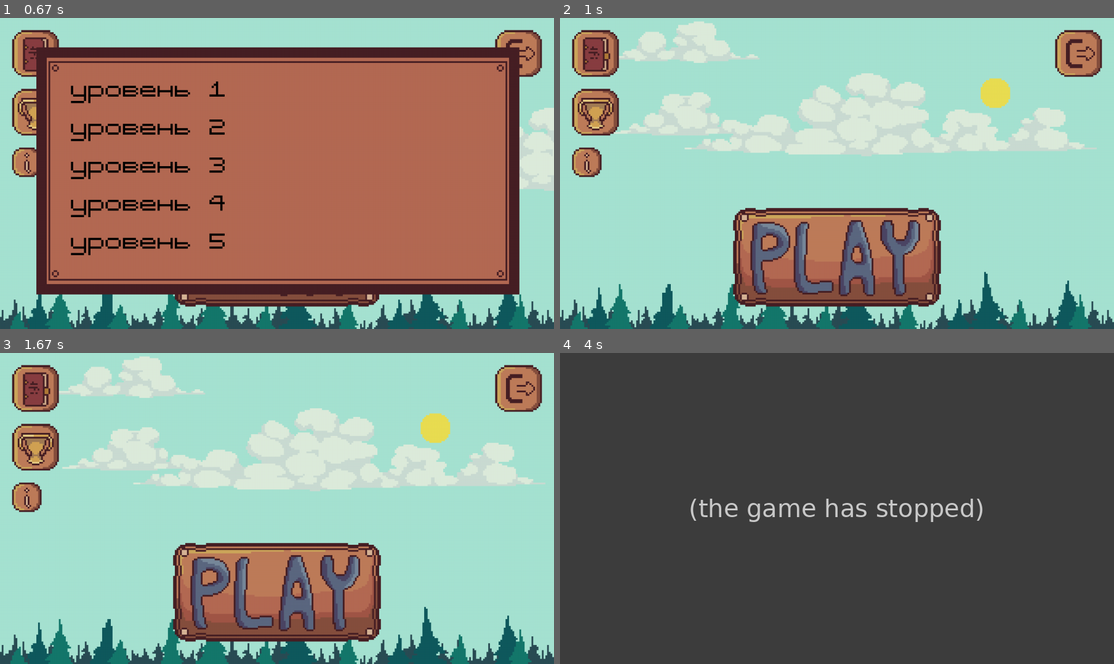
Above: before the commit, frames 1-4 (two rows, left to right).
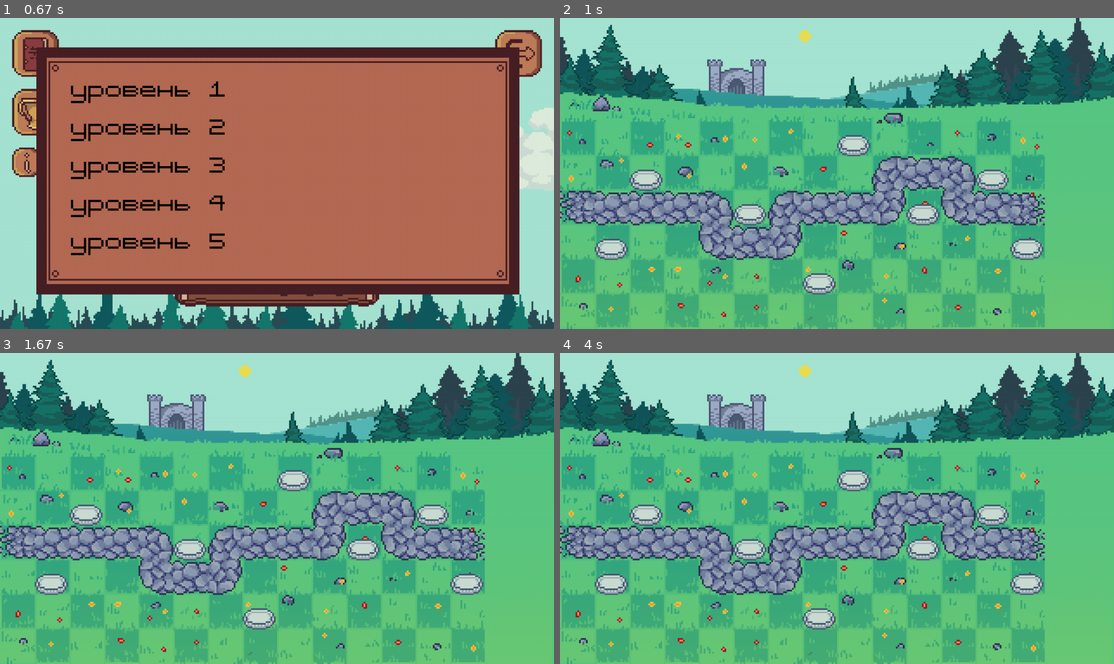
Above: after the commit, the same moments.

Repository: LenaSup/PyGame_project
Game: pygame game, started from main.py
Two runs of this game, one before a commit and one after it. Both use one fixed random seed, a clock stepped at 60 frames per second and the inputs below.
Inputs (mouse positions are in pixels of both pictures, inside the frame that each line leads up to):
- Up to frame 1 (0.67 s): press the mouse at (277, 257) at 0.37 s; move the mouse to (188, 192) at 0.47 s; release the mouse at (105, 126) at 0.6 s
- Up to frame 2 (1 s): press the mouse at (709, 89) at 0.7 s; move the mouse to (720, 73) at 0.8 s; release the mouse at (726, 61) at 0.93 s
- Up to frame 3 (1.67 s): click (421, 511) at 1.05 s; press the mouse at (421, 511) at 1.37 s; move the mouse to (260, 542) at 1.47 s; release the mouse at (94, 570) at 1.6 s
- Up to frame 4 (4 s): press the mouse at (981, 511) at 1.7 s; move the mouse to (848, 558) at 1.8 s; release the mouse at (715, 604) at 1.93 s; press the mouse at (981, 511) at 2.03 s; move the mouse to (859, 461) at 2.13 s; release the mouse at (737, 412) at 2.27 s; press the mouse at (981, 511) at 2.37 s; move the mouse to (814, 545) at 2.47 s; release the mouse at (648, 580) at 2.6 s; press the mouse at (981, 511) at 2.7 s; move the mouse to (936, 464) at 2.8 s; release the mouse at (897, 418) at 2.93 s; hold Esc 3-3.47 s; press the mouse at (837, 592) at 3.53 s; move the mouse to (776, 567) at 3.63 s; release the mouse at (715, 539) at 3.77 s; click "уровень 1" at 3.88 s

Frame 1 is identical in both runs. In frame 2, 87% of the frame differs, in the area x 0-100%, y 0-100%; in frame 3, 86%; in frame 4, 98%.
Error before the commit: AttributeError: 'Road_cell' object has no attribute 'draw' (main.py line 513); the game stopped at 3.9 s (later frames are placeholders)

Commit message:
Вторая версия. Осталась анимация и картинки врагов, башен и возможности их постановки.

Diff:
--- a/data/enemy_path.txt
+++ b/data/enemy_path.txt
@@ -1,7 +1,9 @@
-260 0
-0 240
+340 0
+0 80
+160 0
+0 -80
 240 0
-0 -480
-560 0
-0 240
-180 0
+0 -80
+160 0
+0 80
+160 0
--- a/data/map1.map
+++ b/data/map1.map
@@ -1,5 +1,5 @@
 as....0....0....
-dw..affffffs..
+dw....affffffs..
 ...0..r......r..
 ......r.0..0.r..
 @ffs..r......df$
--- a/data/map_1.map
+++ b/data/map_1.map
@@ -1,6 +1,6 @@
 ........0.....
-..0......###0.
-@####0####0###
-.0..###......0
+..0......afs0.
+@fffs0affw0df$
+.0..dfw......0
 .......0......
 ..............
--- a/main.py
+++ b/main.py
@@ -8,7 +8,6 @@
 
 def load_image(neme, color_key=None):   # Вся графика хронится в папке graphics
     fullname = os.path.join('graphics', neme)   # Все png с прозрачным фоном, кроме задних планов
-
     try:
         image = pygame.image.load(fullname)
     except pygame.error as massage:
@@ -322,35 +321,32 @@
 
 
 class Cell(pygame.sprite.Sprite):  # общий класс клетки
-    def __init__(self, x, y, screen, size, image=None):
-        super().__init__(cells)
+    def __init__(self, x, y, size, image=None):
         self.name = self.__class__.__name__
         self.size = size
-        self.screen = screen
         if image != None:
             self.image = pygame.transform.scale(image, (size, size))
-        else:
-            self.image = pygame.Surface((size, size))
-        self.rect = self.image.get_rect()
-        self.rect.x, self.rect.y = x, y
+            super().__init__(cells)
+            self.rect = self.image.get_rect()
+            self.rect.x, self.rect.y = x, y
 
     def __str__(self):  # удобное преобразование в строку
         return self.name
 
 
 class Road_cell(Cell):  # клетка дороги для мобов
-    def __init__(self, x, y, screen, size, image):
-        super().__init__(x, y, screen, size, image)
+    def __init__(self, x, y, size, image):
+        super().__init__(x, y, size, image)
 
 
 class Pass_cell(Cell):  # пустая клетка (декоративная)
-    def __init__(self, x, y, screen, size, image=None):
-        super().__init__(x, y, screen, size, image)
+    def __init__(self, x, y, size, image=None):
+        super().__init__(x, y, size, image)
 
 
 class Building_cell(Cell):  # клетка для стороительства башен
-    def __init__(self, x, y, screen, size, image, tower=None):
-        super().__init__(x, y, screen, size, image)
+    def __init__(self, x, y, size, image, tower=None):
+        super().__init__(x, y, size, image)
         self.tower = tower
 
     def set_tower(self, tower):  # установить башня в клетку
@@ -358,11 +354,10 @@
 
 
 class Enemy(pygame.sprite.Sprite):  # класс враждебного моба
-    def __init__(self, x, y, screen, health, image, damage=10, price=10, speed=1, path=None):
+    def __init__(self, x, y, health, image, damage=10, price=10, speed=1, path=None):
         super().__init__(entities, enemies)
         self.name = self.__class__.__name__
         self.pos = x, y
-        self.screen = screen
         self.health = health
         self.damage = damage
         self.speed = speed
@@ -452,12 +447,10 @@
 
 
 class Tower(pygame.sprite.Sprite):  # класс башни
-    def __init__(self, x, y, screen, image, damage=50, radius=200, reload=1000, price=500,
-                 is_splash=False, splash_radius=75):
+    def __init__(self, x, y, image, damage=50, radius=200, reload=1000, price=500, is_splash=False, splash_radius=75):
         super().__init__(towers, entities)
         self.name = self.__class__.__name__
         self.pos = x, y
-        self.screen = screen
         self.price = price
         self.damage = damage
         self.radius = radius
@@ -491,12 +484,14 @@
 
 
 class Board:  # класс поля
-    def __init__(self, screen, height=10, width=10, cell_size=80):
+    def __init__(self, screen, height=10, width=10, top=0, bot=240, cell_size=80):
         self.screen = screen
         self.hieght = height
         self.width = width
+        self.top = top
+        self.bot = bot
         self.cell_size = cell_size
-        self.board = [[Pass_cell(self.cell_size * i, self.cell_size * h, self.screen, self.cell_size)
+        self.board = [[Pass_cell(self.cell_size * i, self.cell_size * h, self.cell_size)
                        for h in range(width)] for i in range(height)]
         self.spis = ['white', 'red', 'blue']
         self.n = 11
@@ -516,10 +511,10 @@
         self.board[y][x] = cell
 
     def get_cell(self, pos):  # проверка на какую клетку нажали
-        cell_x = pos[0] // self.cell_size
-        cell_y = pos[1] // self.cell_size
+        cell_x = (pos[0] - self.top) // self.cell_size
+        cell_y = (pos[1] - self.bot) // self.cell_size
         if cell_y < 0 or cell_y >= self.width or cell_x < 0 or cell_x >= self.hieght:
-            return Pass_cell(0, 0, None, 80)
+            return Pass_cell(0, 0, None, 80), (cell_x, cell_y)
         return self.board[cell_x][cell_y], (cell_x, cell_y)
 
     def get_click(self, mouse_pos, tower_price=500, tower_data=None):  # проверка на какую клетку нажали и установка башни
@@ -528,7 +523,7 @@
             global gold
             if cell.tower == None:
                 if gold >= tower_price and tower_data != None:
-                    cell.set_tower(Tower(pos[0] * self.cell_size + 10, pos[1] * self.cell_size + 10, self.screen,
+                    cell.set_tower(Tower(pos[0] * self.cell_size + 10 + self.top, pos[1] * self.cell_size + 10 + self.bot,
                                          *tower_data))
                     gold -= tower_price
                     db.execute(f"UPDATE statistic SET meaning ="
@@ -569,31 +564,31 @@
         lst = []
         for x in range(len(level_map[y])):
             if level_map[y][x] == '.':
-                lst.append(Pass_cell(x * cell_size, y * cell_size, screen, cell_size, load_image('.car.jpg')))
+                lst.append(Pass_cell(x * cell_size, y * cell_size, cell_size))
             elif level_map[y][x] == '0':
-                lst.append(Building_cell(x * cell_size, y * cell_size, screen, cell_size, load_image('base.png')))
+                lst.append(Building_cell(x * cell_size + top, y * cell_size + bot, cell_size, load_image('base.png')))
             elif level_map[y][x] == '#':
-                lst.append(Road_cell(x * cell_size, y * cell_size, screen, cell_size, pygame.transform.rotate(load_image('road_4.png'), 90)))
+                lst.append(Road_cell(x * cell_size + top, y * cell_size + bot, cell_size, pygame.transform.rotate(load_image('road_4.png'), 90)))
                 spawn_pos = (x, y)
             elif level_map[y][x] == '@':
-                lst.append(Road_cell(x * cell_size, y * cell_size, screen, cell_size, pygame.transform.rotate(load_image('road_4.png'), 180)))
+                lst.append(Road_cell(x * cell_size + top, y * cell_size + bot, cell_size, pygame.transform.rotate(load_image('road_4.png'), 180)))
                 spawn_pos = (x, y)
             elif level_map[y][x] == '$':
-                lst.append(Road_cell(x * cell_size, y * cell_size, screen, cell_size, load_image('road_4.png')))
+                lst.append(Road_cell(x * cell_size + top, y * cell_size + bot, cell_size, load_image('road_4.png')))
             elif level_map[y][x] == '%':
-                lst.append(Road_cell(x * cell_size, y * cell_size, screen, cell_size, pygame.transform.rotate(load_image('road_4.png'), 270)))
+                lst.append(Road_cell(x * cell_size + top, y * cell_size + bot, cell_size, pygame.transform.rotate(load_image('road_4.png'), 270)))
             elif level_map[y][x] == 'f':
-                lst.append(Road_cell(x * cell_size, y * cell_size, screen, cell_size, load_image('road_1.png')))
+                lst.append(Road_cell(x * cell_size + top, y * cell_size + bot, cell_size, load_image('road_1.png')))
             elif level_map[y][x] == 'r':
-                lst.append(Road_cell(x * cell_size, y * cell_size, screen, cell_size, pygame.transform.rotate(load_image('road_1.png'), 90)))
+                lst.append(Road_cell(x * cell_size + top, y * cell_size + bot, cell_size, pygame.transform.rotate(load_image('road_1.png'), 90)))
             elif level_map[y][x] == 's':
-                lst.append(Road_cell(x * cell_size, y * cell_size, screen, cell_size, load_image('road_3.png')))
+                lst.append(Road_cell(x * cell_size + top, y * cell_size + bot, cell_size, load_image('road_3.png')))
             elif level_map[y][x] == 'd':
-                lst.append(Road_cell(x * cell_size, y * cell_size, screen, cell_size, pygame.transform.rotate(load_image('road_3.png'), 180)))
+                lst.append(Road_cell(x * cell_size + top, y * cell_size + bot, cell_size, pygame.transform.rotate(load_image('road_3.png'), 180)))
             elif level_map[y][x] == 'w':
-                lst.append(Road_cell(x * cell_size, y * cell_size, screen, cell_size, pygame.transform.rotate(load_image('road_3.png'), 270)))
+                lst.append(Road_cell(x * cell_size + top, y * cell_size + bot, cell_size, pygame.transform.rotate(load_image('road_3.png'), 270)))
             elif level_map[y][x] == 'a':
-                lst.append(Road_cell(x * cell_size, y * cell_size, screen, cell_size, pygame.transform.rotate(load_image('road_3.png'), 90)))
+                lst.append(Road_cell(x * cell_size + top, y * cell_size + bot, cell_size, pygame.transform.rotate(load_image('road_3.png'), 90)))
         list_cells.append(lst)
     return list_cells, spawn_pos
 
@@ -659,6 +654,7 @@
 towers_reload = {}
 enemy_paths = [load_path('data/enemy_path.txt')]
 size = width, height = 1280, 720
+top, bot = 0, 240
 
 
 def main():
@@ -668,7 +664,7 @@
     pygame.display.set_caption('First board')
 
     # создания поля
-    my_board = Board(screen, 16, 9)
+    my_board = Board(screen, 14, 6)
 
     # часть Лены
     background = pygame.transform.scale(load_image('sky.png'), size)
@@ -676,15 +672,9 @@
     playing_field = pygame.transform.scale(load_image('background_0.png'), size)
     #
 
-    # часть Лены
-    background = pygame.transform.scale(load_image('sky.png'), size)
-    current_level = main_menu(screen)
-    playing_field = pygame.transform.scale(load_image('background_0.png'), size)
-    #
-
     # загрузка карты
     current_wave, enemy_type = 0, 0
-    levels_data = [load_level('data/map1.map', 'data/waves1.txt')]
+    levels_data = [load_level('data/map_1.map', 'data/waves_1.txt')]
     lvl, waves, wave_enemies = levels_data[current_level]
     level, start_pos = generate_level(lvl, 80, screen)
     for x in range(len(level)):
@@ -702,8 +692,8 @@
     time_level = 0
     global castle_health, entities, enemies, towers, towers_reload, gold, cells
 
-    enemy_default_settings = (start_pos[0] * 80, start_pos[1] * 80 + my_board.cell_size // 4,
-                              screen)
+    enemy_default_settings = (start_pos[0] * 80 + my_board.top,
+                              start_pos[1] * 80 + my_board.cell_size // 4 + my_board.bot)
     enemy_types = [default_enemy, haste_enemy, armored_enemy]
     n_enemies = [0 for _ in range(len(enemy_types))]
     towers_types = [default_tower, sniper_tower, mortire]
@@ -719,7 +709,6 @@
                 current_level = main_menu(screen)
                 # загрузка карты
                 current_wave, enemy_type = 0, 0
-                levels_data = [load_level('data/map1.map', 'data/waves1.txt')]
                 lvl, waves, wave_enemies = levels_data[current_level]
                 level, start_pos = generate_level(lvl, 80, screen)
                 for x in range(len(level)):
@@ -768,15 +757,14 @@
                             pygame.time.set_timer(spawn_enemy, pause_wave)
                             flag = False
                             break
-                        if current_wave < len(wave_enemies) and n_enemies[enemy_type % len(enemy_types)] < \
-                                wave_enemies[current_wave][enemy_type % len(enemy_types)]:
+                        if current_wave < len(wave_enemies) and n_enemies[enemy_type] < wave_enemies[current_wave][enemy_type]:
                             pygame.time.set_timer(spawn_enemy, waves[current_wave][1])
-                            Enemy(*enemy_default_settings, *enemy_types[enemy_type % len(enemy_types)],
-                                  enemy_paths[current_level])
-                            n_enemies[enemy_type % len(enemy_types)] += 1
+                            Enemy(*enemy_default_settings, *enemy_types[enemy_type], enemy_paths[current_level])
+                            n_enemies[enemy_type] += 1
+                            enemy_type = (enemy_type + 1) % len(enemy_types)
                             flag = False
                             break
-                        enemy_type += 1
+                        enemy_type = (enemy_type + 1) % len(enemy_types)
                     except Exception as error:
                         print(error)
                         if not enemies:
@@ -796,7 +784,7 @@
             current_level = main_menu(screen)
             # загрузка карты
             current_wave, enemy_type = 0, 0
-            levels_data = [load_level('data/map1.map', 'data/waves1.txt')]
+            levels_data = [load_level('data/map1.map', 'data/waves_1.txt')]
             lvl, waves, wave_enemies = levels_data[current_level]
             level, start_pos = generate_level(lvl, 80, screen)
             for x in range(len(level)):
@@ -824,70 +812,13 @@
             towers = pygame.sprite.Group()
             towers_reload = {}
         # отрисовка
+        screen.blit(background, (0, 0))  # Фон с небом
+        screen.blit(playing_field, (0, 0))      # Игровое поле
         cells.update()
         cells.draw(screen)
         entities.update()
         entities.draw(screen)
         pygame.display.flip()
-        screen.fill((0, 0, 0))
-        if castle_health <= 0:
-            running = False
-            main_menu(screen)
-            break
-        for event in pygame.event.get():
-            if event.type == pygame.QUIT:  # выход из игры
-                terminate()
-            if event.type == pygame.MOUSEBUTTONDOWN and event.button == 1:  # проверка на какую вклетку нажали,
-                # если строительная то ставиться башня
-                print(my_board.get_click(event.pos, current_tower[4], current_tower))
-                type_tower = (type_tower + 1) % len(towers_types)
-                current_tower = towers_types[type_tower]
-            if event.type == my_event:  # проверка выходит ли враг за дорогу
-                for enemy in enemies:
-                    cell1 = my_board.get_click((enemy.pos[0] + enemy.rect.width, enemy.pos[1] + enemy.rect.height))
-                    cell2 = my_board.get_click((enemy.pos[0] + enemy.speed, enemy.pos[1] + enemy.speed))
-                    enemy.check(cell1, cell2)
-            if event.type == spawn_enemy:  # создание врага раз в заданое кол-во секунд (сейчас 2.5) секунды
-                flag = True
-                while flag:
-                    try:
-                        if sum(n_enemies) == sum(wave_enemies[current_wave]):
-                            current_wave += 1
-                            n_enemies = [0 for _ in range(len(enemy_types))]
-                            pygame.time.set_timer(spawn_enemy, pause_wave)
-                            flag = False
-                            break
-                        if current_wave < len(wave_enemies) and n_enemies[enemy_type % len(enemy_types)] < \
-                                wave_enemies[current_wave][enemy_type % len(enemy_types)]:
-                            pygame.time.set_timer(spawn_enemy, waves[current_wave][1])
-                            Enemy(*enemy_default_settings, *enemy_types[enemy_type % len(enemy_types)],
-                                  enemy_paths[current_level])
-                            n_enemies[enemy_type % len(enemy_types)] += 1
-                            flag = False
-                            break
-                        enemy_type += 1
-                    except Exception as error:
-                        print(error)
-                        if not enemies:
-                            current_level += 1
-                            pygame.time.set_timer(spawn_enemy, 0)
-                            if current_level < len(levels_data):
-                                lvl, waves, wave_enemies = levels_data[current_level]
-                                db.execute(f"UPDATE statistic SET meaning = {time_level} WHERE Id ="
-                                           f"{current_level + 1} AND meaning > {time_level}")
-                        flag = False
-                        break
-            if event.type == time_is_passing:
-                time_level += 1
-            if event.type in towers_reload.values():  # выстрел башни по окончании перезрядки
-                find_key(towers_reload, event.type).fire()
-        # отрисовка
-        screen.blit(background, (0, 0))  # Фон с небом
-        screen.blit(playing_field, (0, 0))      # Игровое поле
-        my_board.render()
-        entities.update()
-        entities.draw(screen)
-        pygame.display.flip()
 
 
 if __name__ == '__main__':
Renamed: data/waves1.txt -> data/waves_1.txt
Binary file changed: user_data.sqlite3
